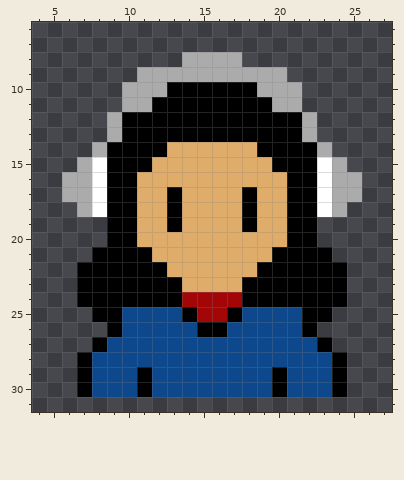
Pixel-art sprite: src/resources/img/avatar/TanFemale.png. The picture above was drawn from the file before the commit.
The file is 128x128 pixels, drawn in blocks of 4x4; one block is one cell here. Shown: x 4..27, y 6..31.
After the commit:
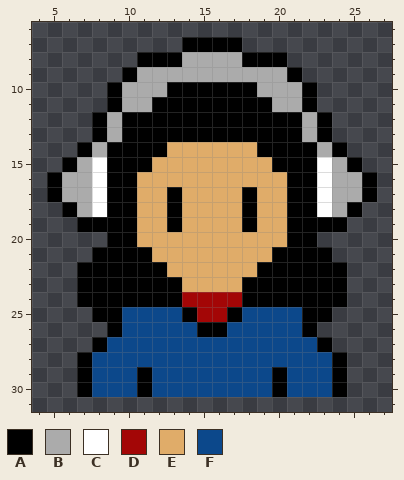
Palette (. is transparent): A #000000  B #ababab  C #ffffff  D #a30606  E #e0ac69  F #0c488b
From old to new:
@@ x 4..27 @@
  6 ........................
- 7 ........................
- 8 ..........BBBB..........
- 9 .......BBBBBBBBBB.......
-10 ......BBBAAAAAABBB......
-11 ......BBAAAAAAAABB......
-12 .....BAAAAAAAAAAAAB.....
-13 .....BAAAAAAAAAAAAB.....
-14 ....BAAAAEEEEEEAAAAB....
-15 ...BCAAAEEEEEEEEAAACB...
-16 ..BBCAAEEEEEEEEEEAACBB..
-17 ..BBCAAEEAEEEEAEEAACBB..
-18 ...BCAAEEAEEEEAEEAACB...
-19 .....AAEEAEEEEAEEAA.....
+ 7 ..........AAAA..........
+ 8 .......AAABBBBAAA.......
+ 9 ......ABBBBBBBBBBA......
+10 .....ABBBAAAAAABBBA.....
+11 .....ABBAAAAAAAABBA.....
+12 ....ABAAAAAAAAAAAABA....
+13 ....ABAAAAAAAAAAAABA....
+14 ...ABAAAAEEEEEEAAAABA...
+15 ..ABCAAAEEEEEEEEAAACBA..
+16 .ABBCAAEEEEEEEEEEAACBBA.
+17 .ABBCAAEEAEEEEAEEAACBBA.
+18 ..ABCAAEEAEEEEAEEAACBA..
+19 ...AAAAEEAEEEEAEEAAAA...
 20 .....AAEEEEEEEEEEAA.....
